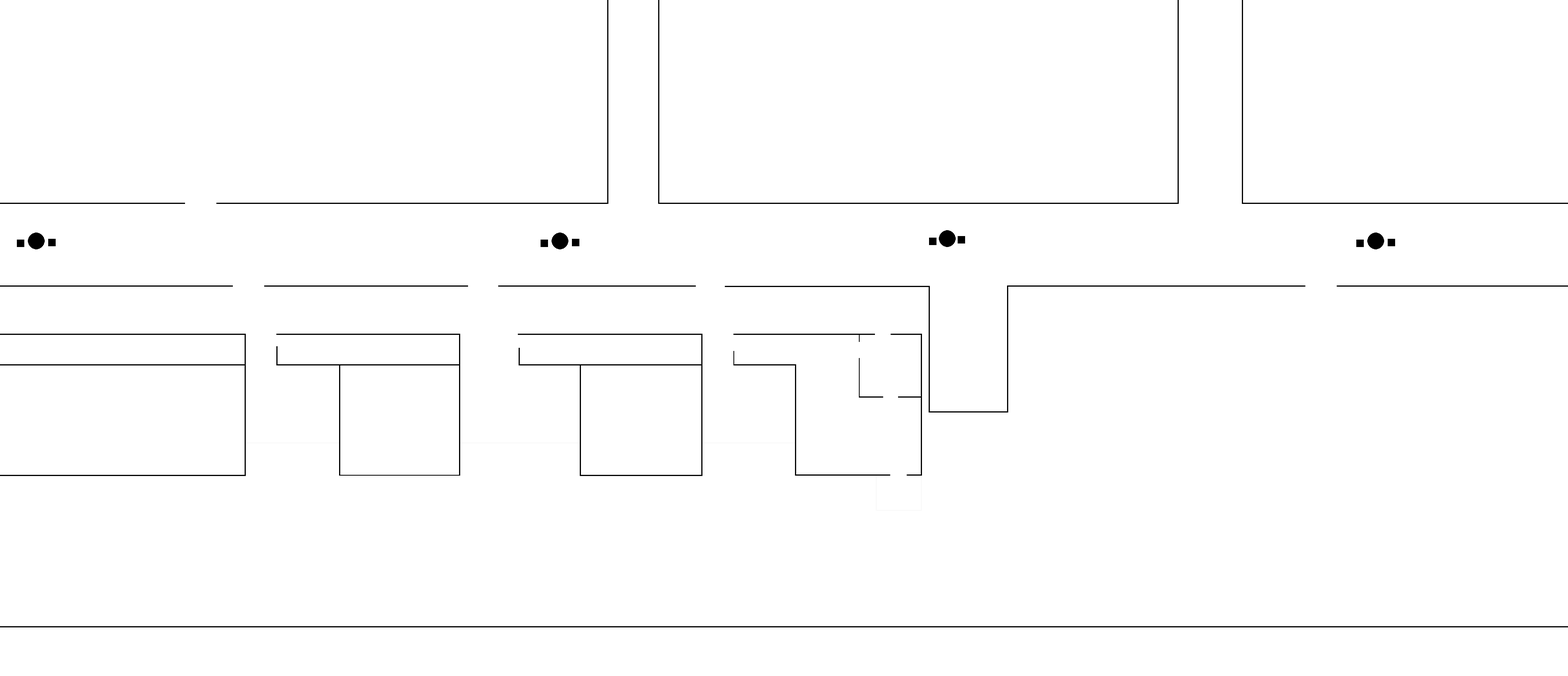
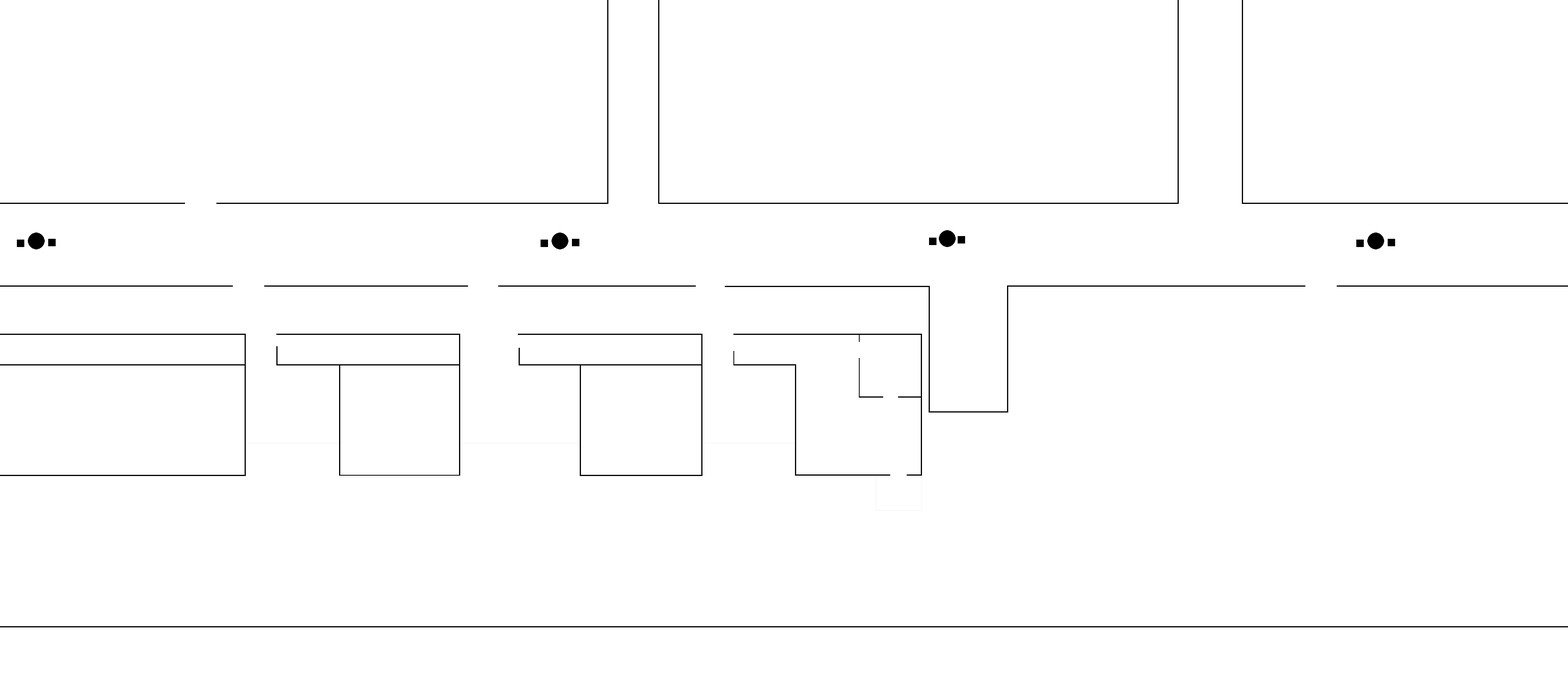
Two versions of the same layered image (1568×676). Layer-by-layer changes:
painted on "map_rwc2018_clean.pgm" over [874, 333, 891, 335]
